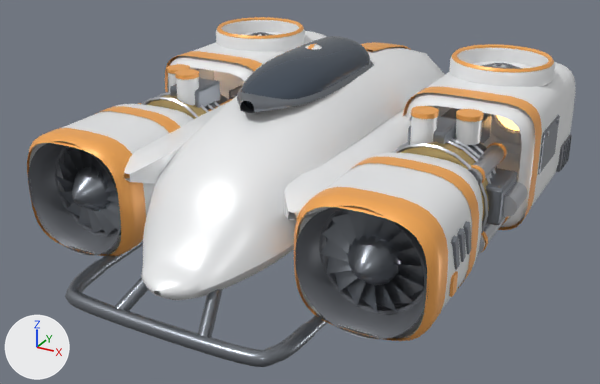
Before and after pictures for a commit that changed the glTF model public/ships/brute.glb.
Both versions are drawn from a 50 mm lens placed at (5.19, -11.11, 5.29), pointed at (0.02, -1.71, 0.59). Lighting does not change. The marker at lower left points along +X, +Y and +Z. The older version comes first. Vertices at exactly the same position are counted once.

In view in the first picture: 'bumper', 'cabin', 'canopy', 'compressor', 'front_duct', 'front_fan', 'front_house', 'front_rim', 'front_spinner', 'gearbox', 'gearbox.001', 'gearbox_cap', 'gearbox_cap.001', 'helmet', 'lift_collar', 'rear_house', 'shoulder' and 33 more.
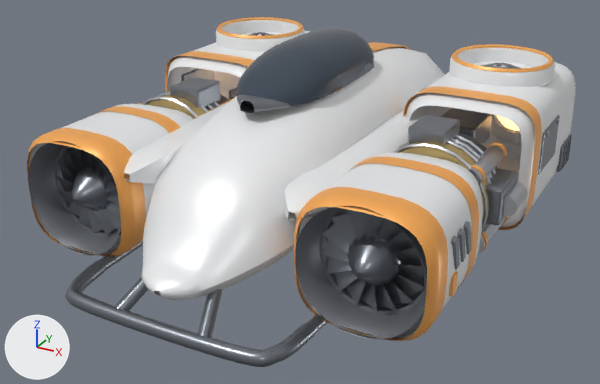
What differs and where, as boxes (x1, y1, x2, y2) in the pictures (600 x 384 px; the box of a moved part takes in the faces that stretch with it):
'canopy', reshaped (7% wider, 11% taller)
    before: (241, 36, 370, 109)
    after: (236, 28, 374, 109)
'gearbox', deleted
    before: (176, 77, 437, 145)
'gearbox.001', deleted
    before: (168, 73, 482, 145)
'gearbox_cap', deleted
    before: (175, 69, 439, 119)
'gearbox_cap.001', deleted
    before: (167, 64, 484, 122)
part 1 of me_canopy, moved or reshaped
    before: (241, 36, 370, 100)
    after: (236, 28, 374, 106)
part 2 of me_sphere, moved or reshaped (not visible afterwards)
    before: (305, 44, 322, 49)
'beam.001', unchanged, uncovered by the edit
    both: (441, 108, 492, 144)

The change, as a list of edits to the scene's bpy script:
```text
Change me_canopy:
    used by ob_canopy; location = (0.0, 0.0, 0.0)
    remove me_canopy.from_pydata(...)  # 464 vertices, 910 faces; spans x -0.54..0.54, y -2.9..-0.1, z 2.15..2.57
    add me_canopy.from_pydata(...)  # 464 vertices, 910 faces; spans x -0.6..0.6, y -2.9..-0.1, z 2.15..2.73
    me_canopy part 1: 363 of 464 vertices moved; they spanned x -0.54..0.54, y -2.86..-0.14, z 2.17..2.57 and now span x -0.6..0.6, y -2.86..-0.14, z 2.17..2.73; mean shift (0.0, 0.0, 0.07); largest move (0.0, -1.5, 2.57) -> (0.0, -1.5, 2.73)
Change me_sphere:
    used by ob_helmet; location = (0.0, 0.0, 0.0)
    remove me_sphere.from_pydata(...)  # 314 vertices, 624 faces; spans x -0.182..0.182, y -1.492..-1.108, z 2.195..2.61
    add me_sphere.from_pydata(...)  # 314 vertices, 624 faces; spans x -0.194..0.194, y -1.504..-1.096, z 2.242..2.683
    me_sphere part 2: 314 of 314 vertices moved; they spanned x -0.182..0.182, y -1.492..-1.108, z 2.195..2.61 and now span x -0.194..0.194, y -1.504..-1.096, z 2.242..2.683; mean shift (0.0, 0.0, 0.06)
Remove ob_gearbox:
    ob_gearbox = bpy.data.objects.new('gearbox', me_cone_004)
    ob_gearbox.location = (0.0, 0.0, 0.0)
Remove ob_gearbox_001:
    ob_gearbox_001 = bpy.data.objects.new('gearbox.001', me_cone_006)
    ob_gearbox_001.location = (0.0, 0.0, 0.0)
Remove ob_gearbox_cap:
    ob_gearbox_cap = bpy.data.objects.new('gearbox_cap', me_cone_005)
    ob_gearbox_cap.location = (0.0, 0.0, 0.0)
Remove ob_gearbox_cap_001:
    ob_gearbox_cap_001 = bpy.data.objects.new('gearbox_cap.001', me_cone_007)
    ob_gearbox_cap_001.location = (0.0, 0.0, 0.0)
```
